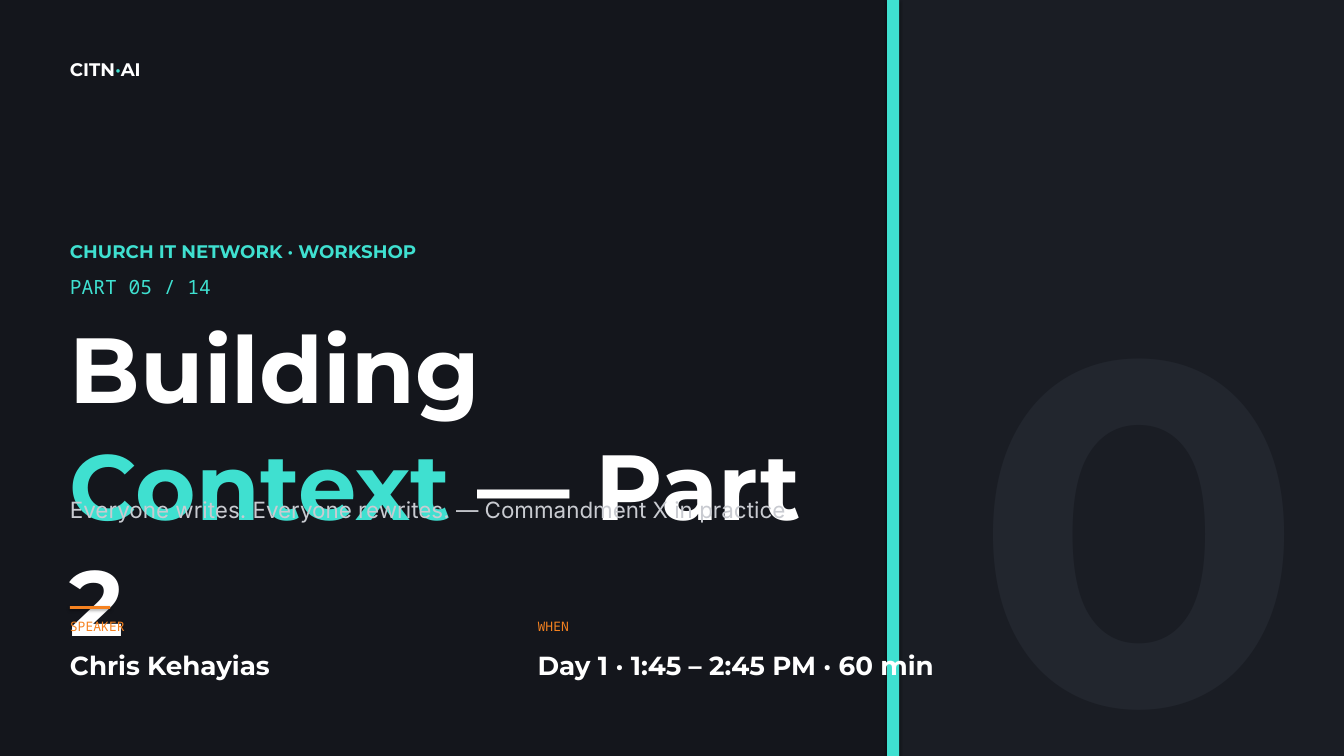
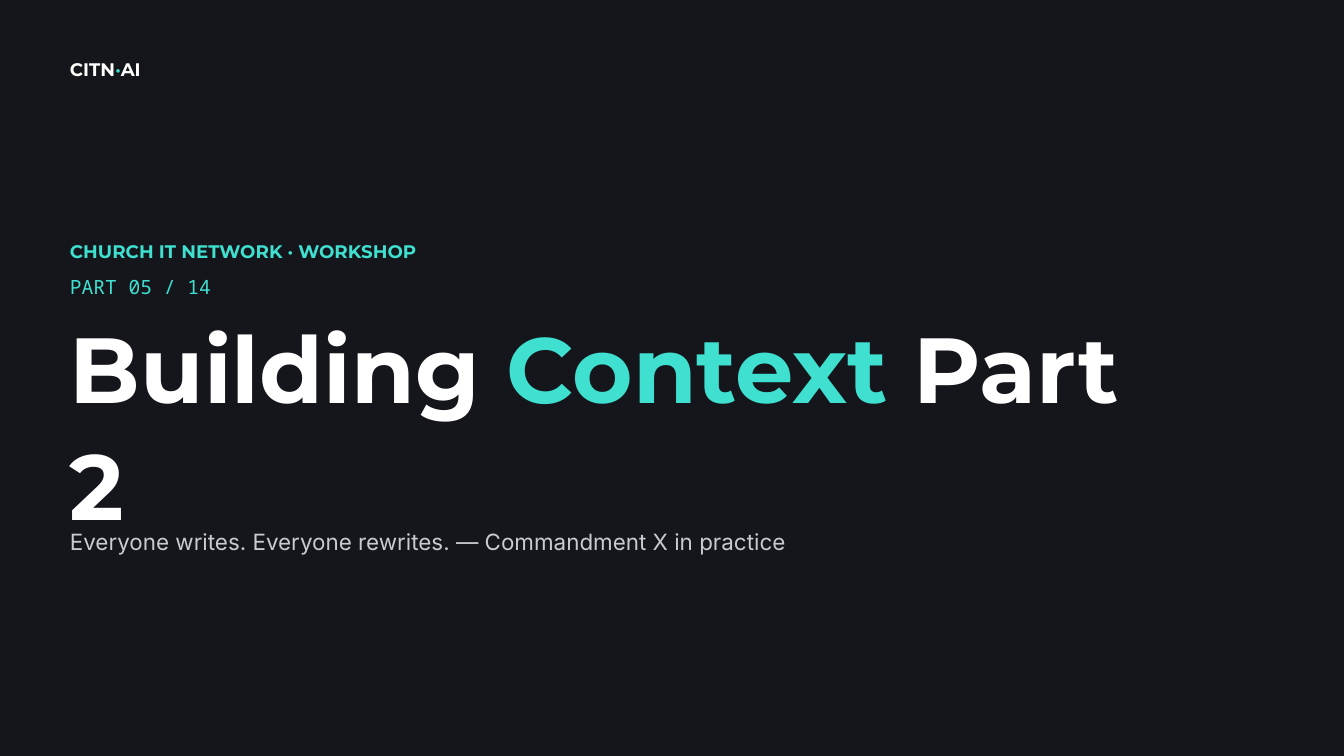
Before and after one commit to chriskehayias/ContextEngineering, a slide deck: slide 1 of schedule/05-building-context-part-2/05-building-context-part-2.pptx. Drawn at 1344x756 pixels with LibreOffice and Linux fonts; fonts in the diff are those of the drawing. Boxes give left, top, right and bottom in pixels: in the first picture for what was removed or moved away, otherwise in the second. Text is boxed around its words. In the diff, an @@ line names an element or a change of style, - is before the commit and + after.

```diff
--- a/schedule/05-building-context-part-2/05-building-context-part-2.pptx
+++ b/schedule/05-building-context-part-2/05-building-context-part-2.pptx
@@ rectangle removed at [887,0,1344,756] @@
@@ rectangle removed at [887,0,899,756] @@
@@ text removed at [921,161,1344,564] @@
-05
@@ text at [70,330,1119,541]: text changed @@
-Building Context — Part 2
+Building Context Part 2
@@ text "Everyone writes. Everyone rewrites. — ...": place and size @@
-text "Everyone writes. Everyone rewrites. — ..." at [70,499,785,524]
+text "Everyone writes. Everyone rewrites. — ..." at [70,533,785,555]
@@ rectangle removed at [70,606,110,609] @@
@@ text removed at [70,619,125,636] @@
-SPEAKER
@@ text removed at [538,621,569,631] @@
-WHEN
@@ text removed at [70,654,270,681] @@
-Chris Kehayias
@@ text removed at [538,650,933,682] @@
-Day 1 · 1:45 – 2:45 PM · 60 min
```
Also in this commit, not shown: 3 other slides changed, 4 other files.
